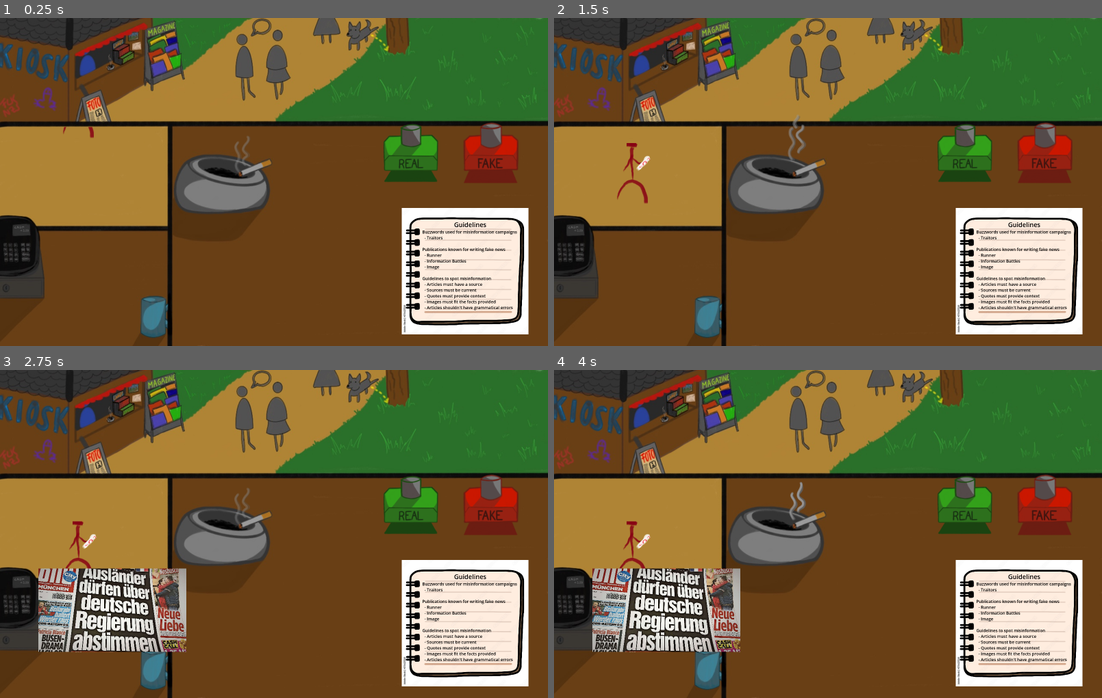
Above: before the commit, frames 1-4 (two rows, left to right).
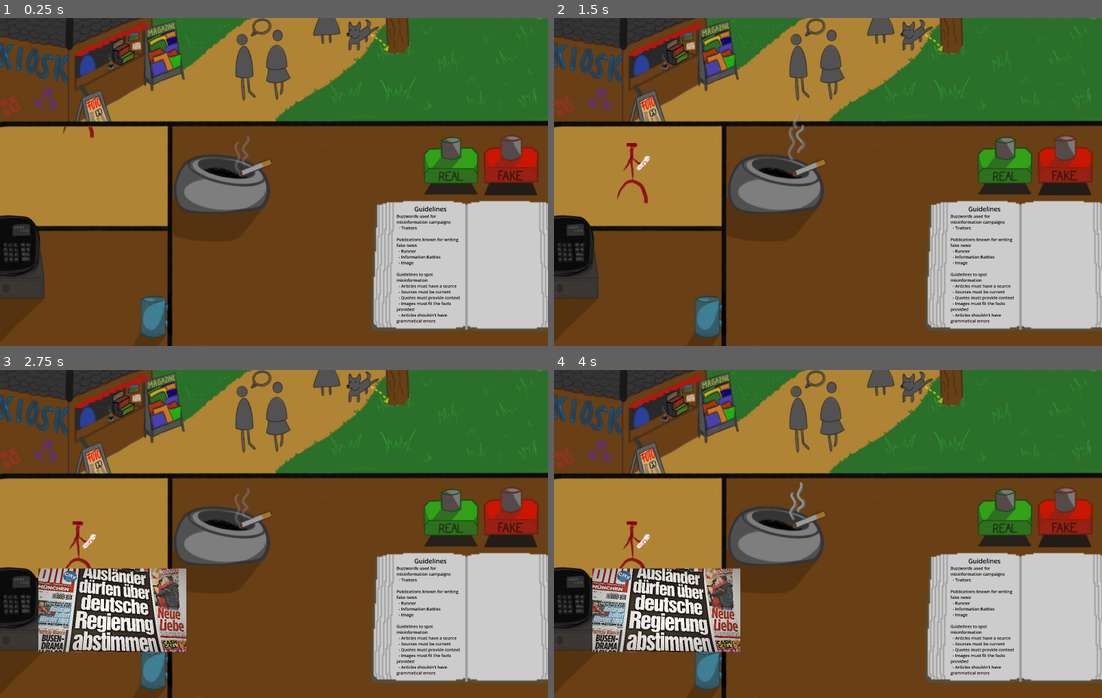
Above: after the commit, the same moments.

Repository: FuckUnity/ggj-2025
Game: Godot game, scene res://level/fakenews_please/fakenews_please.tscn
The game is run twice, just before and just after one commit, with the same random seed, the same clock (stepped at 60 frames per second) and the same inputs. This scene is started directly instead of the project's main scene. Sound files missing from this copy of the repository are replaced by a short silence.
Inputs (mouse positions are in pixels of both pictures, inside the frame that each line leads up to):
- Up to frame 1 (0.25 s): no input
- Up to frame 2 (1.5 s): tap Enter at 0.5 s; move the mouse to (948, 165) at 0.52 s; hold D (right) 0.53-1.25 s; tap 0 at 0.6 s; click (948, 165) at 0.67 s; tap Space (jump) at 0.77 s; drag from (718, 198) to (800, 247) at 1.27 s
- Up to frame 3 (2.75 s): move the mouse to (328, 461) at 2.02 s; hold Left (left) from 2.03 s (still down); tap 0 at 2.1 s
- Up to frame 4 (4 s): release Left (left) at 2.75 s; drag from (800, 599) to (663, 484) at 2.77 s; move the mouse to (992, 583) at 3.52 s; hold D (right) from 3.53 s (still down); tap 0 at 3.6 s; tap Space (jump) at 3.77 s

The runs differ from the first frame. In frame 1, 17% of the frame differs, in the area x 67-100%, y 31-97%; in frame 2, 17%; in frame 3, 17%; in frame 4, 17%.

Commit message:
guidelines sprite

Diff:
--- a/game/level/fakenews_please/fakenews_please.tscn
+++ b/game/level/fakenews_please/fakenews_please.tscn
@@ -4,11 +4,11 @@
 [ext_resource type="Texture2D" uid="uid://cnjmx83eom82y" path="res://level/fakenews_please/paper.jpg" id="2_ewlqc"]
 [ext_resource type="Texture2D" uid="uid://cr5k7swqkui0v" path="res://assets/fakenews_please/IMG_0124.jpeg" id="2_q5xr0"]
 [ext_resource type="Script" path="res://level/fakenews_please/guidelines.gd" id="3_5dyak"]
-[ext_resource type="Texture2D" uid="uid://bjbu43xqiqa6c" path="res://level/fakenews_please/notebook.jpg" id="5_bl3ud"]
 [ext_resource type="Texture2D" uid="uid://d08idec8pnkh3" path="res://assets/fakenews_please/stamp_fake.png" id="6_dlulk"]
 [ext_resource type="Script" path="res://level/fakenews_please/stamp.gd" id="6_oorjg"]
 [ext_resource type="Texture2D" uid="uid://bn7ry7yjj1lqn" path="res://level/fakenews_please/speechbubble.png" id="7_eox1u"]
 [ext_resource type="Texture2D" uid="uid://coqgawcqfs67s" path="res://assets/fakenews_please/stamp_fake_down.png" id="8_6hvg6"]
+[ext_resource type="Texture2D" uid="uid://bqcs4nn4gw5n2" path="res://assets/fakenews_please/Openbook.png" id="10_2ytn3"]
 [ext_resource type="Texture2D" uid="uid://dya6tau5v10vh" path="res://assets/fakenews_please/stamp_real.png" id="10_3viky"]
 [ext_resource type="Texture2D" uid="uid://clucqba7g1ilc" path="res://assets/fakenews_please/stamp_fake_decal.png" id="10_xruff"]
 [ext_resource type="Texture2D" uid="uid://w1jko4jlsgfo" path="res://assets/fakenews_please/stamp_real_down.png" id="11_toc38"]
@@ -58,7 +58,7 @@
 size = Vector2(334, 288)
 
 [sub_resource type="RectangleShape2D" id="RectangleShape2D_wbx3b"]
-size = Vector2(1005.41, 1002.7)
+size = Vector2(1435.14, 1032.43)
 
 [sub_resource type="Theme" id="Theme_w8drq"]
 RichTextLabel/colors/default_color = Color(0, 0, 0, 1)
@@ -77,7 +77,7 @@
 
 [node name="CanvasLayer" type="CanvasLayer" parent="."]
 
-[node name="TextureRect" type="TextureRect" parent="CanvasLayer"]
+[node name="Background" type="TextureRect" parent="CanvasLayer"]
 anchors_preset = 15
 anchor_right = 1.0
 anchor_bottom = 1.0
@@ -86,7 +86,7 @@
 texture = ExtResource("2_q5xr0")
 expand_mode = 2
 
-[node name="AnimatedSprite2D" type="AnimatedSprite2D" parent="CanvasLayer/TextureRect"]
+[node name="smoke" type="AnimatedSprite2D" parent="CanvasLayer/Background"]
 position = Vector2(785, 469)
 sprite_frames = SubResource("SpriteFrames_2mayo")
 autoplay = "default"
@@ -124,7 +124,7 @@
 
 [node name="Customer" type="Sprite2D" parent="CanvasLayer/CustomerClipping"]
 position = Vector2(0, 124)
-texture = ExtResource("10_3viky")
+texture = ExtResource("19_m6hbt")
 centered = false
 
 [node name="Guidelines" type="CharacterBody2D" parent="CanvasLayer"]
@@ -135,20 +135,22 @@
 metadata/_edit_group_ = true
 
 [node name="CollisionShape2D" type="CollisionShape2D" parent="CanvasLayer/Guidelines"]
-position = Vector2(2.062e-05, 1.35137)
+position = Vector2(25.676, -40.5405)
 shape = SubResource("RectangleShape2D_wbx3b")
 
 [node name="TextureRect" type="Sprite2D" parent="CanvasLayer/Guidelines"]
-texture = ExtResource("5_bl3ud")
+position = Vector2(10.8108, -40.5405)
+scale = Vector2(9.26062, 9.51122)
+texture = ExtResource("10_2ytn3")
 
 [node name="RichTextLabel" type="RichTextLabel" parent="CanvasLayer/Guidelines"]
 anchors_preset = 15
 anchor_right = 1.0
 anchor_bottom = 1.0
-offset_left = -338.0
-offset_top = -403.0
-offset_right = 419.0
-offset_bottom = 359.0
+offset_left = -541.0
+offset_top = -527.0
+offset_right = -6.0
+offset_bottom = 422.0
 grow_horizontal = 2
 grow_vertical = 2
 mouse_filter = 2
@@ -177,7 +179,7 @@
 [node name="Fake" type="Node" parent="CanvasLayer/Stamps"]
 
 [node name="FAKE" type="Sprite2D" parent="CanvasLayer/Stamps/Fake" node_paths=PackedStringArray("papers_root")]
-position = Vector2(1434, 395)
+position = Vector2(1493, 431)
 texture = ExtResource("6_dlulk")
 script = ExtResource("6_oorjg")
 unpressed_texture = ExtResource("6_dlulk")
@@ -188,7 +190,7 @@
 [node name="Checked" type="Node" parent="CanvasLayer/Stamps"]
 
 [node name="CHECKED" type="Sprite2D" parent="CanvasLayer/Stamps/Checked" node_paths=PackedStringArray("papers_root")]
-position = Vector2(1199, 398)
+position = Vector2(1316, 435)
 texture = ExtResource("10_3viky")
 script = ExtResource("6_oorjg")
 unpressed_texture = ExtResource("10_3viky")
Binary file added: game/assets/fakenews_please/Openbook.png
Not shown, added: game/assets/fakenews_please/Openbook.png.import
Binary file changed: game/assets/fakenews_please/stamp_fake.png
Binary file changed: game/assets/fakenews_please/stamp_real.png
Not shown, added: game/assets/stage/IMG_0152.png.import
